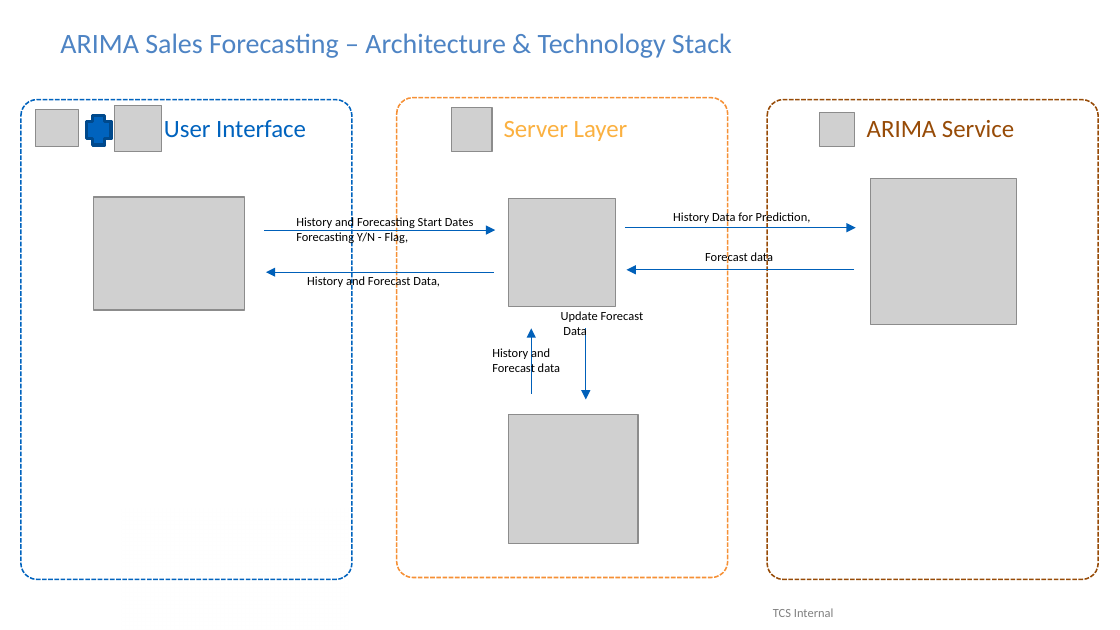
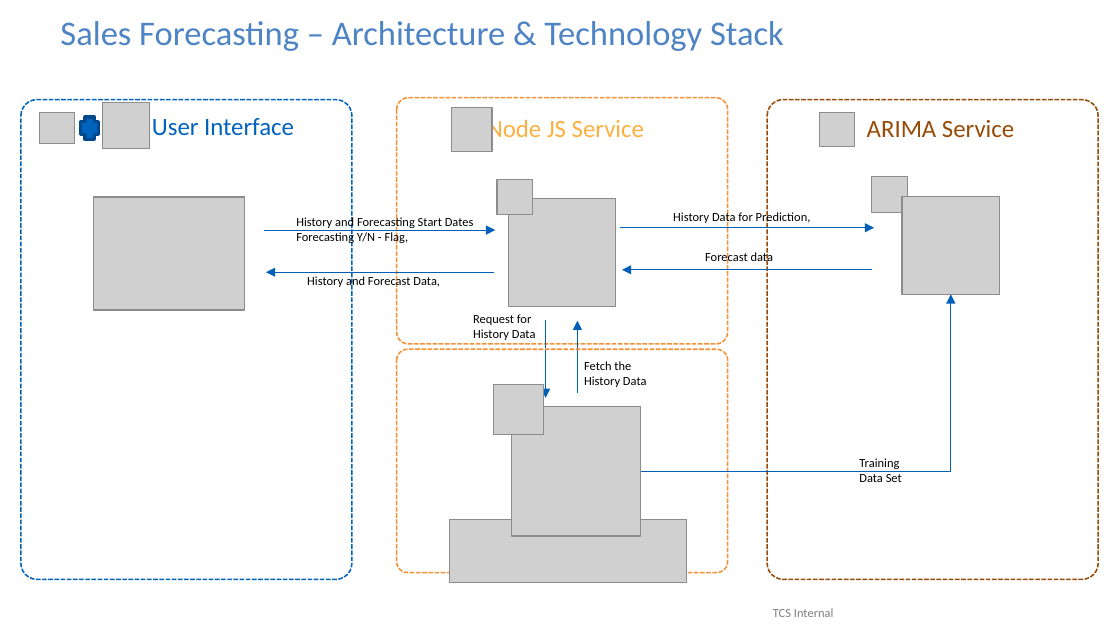
Before and after one commit to tousif-murshed/arima-orchestrator, a slide deck: slide 3 of Hackathon-Proposed Architecture.pptx. Drawn at 1120x630 pixels with LibreOffice and Linux fonts; fonts in the diff are those of the drawing; grey boxes stand for pictures; background and template pictures are left out. Boxes give left, top, right and bottom in pixels: in the first picture for what was removed or moved away, otherwise in the second. Text is boxed around its words. In the diff, an @@ line names an element or a change of style, - is before the commit and + after.

Commit message:
updated presentation

```diff
--- a/Hackathon-Proposed Architecture.pptx
+++ b/Hackathon-Proposed Architecture.pptx
@@ text at <box>60,21,784,51</box>: text changed; size 18 to 22.2 pt @@
-ARIMA Sales Forecasting – Architecture & Technology Stack
+Sales Forecasting – Architecture & Technology Stack
@@ picture: place and size @@
-picture at <box>36,110,78,147</box>
+picture at <box>39,113,75,143</box>
@@ plus: place and size @@
-plus at <box>86,115,111,144</box>
+plus at <box>81,116,99,139</box>
@@ picture: place and size @@
-picture at <box>114,105,161,151</box>
+picture at <box>102,103,149,149</box>
@@ text "User Interface": place and size @@
-text "User Interface" at <box>164,120,306,138</box>
+text "User Interface" at <box>152,118,294,136</box>
@@ rounded rectangle: place and size @@
-rounded rectangle at <box>396,97,728,577</box>
+rounded rectangle at <box>396,97,728,344</box>
@@ text at <box>487,117,644,143</box>: text changed @@
-Server Layer
+Node JS Service
@@ picture added at <box>497,179,533,215</box> @@
@@ picture: place and size @@
-picture at <box>870,178,1016,324</box>
+picture at <box>871,177,907,213</box>
@@ picture added at <box>902,197,999,295</box> @@
@@ arrow moved from (625, 227) - (856, 227) to (620, 227) - (874, 227) @@
@@ arrow moved from (855, 270) - (626, 270) to (872, 270) - (622, 270) @@
@@ elbow arrow added from (641, 472) to (951, 295), #0061BA 0.75 pt @@
@@ text added at <box>473,314,536,340</box>, 8 pt, text #000000 @@
+Request for
+History Data
@@ arrow moved from (586, 328) - (586, 400) to (545, 319) - (545, 398) @@
@@ text removed at <box>561,311,644,339</box> @@
-Update Forecast
-Data
@@ arrow moved from (531, 394) - (531, 328) to (578, 393) - (578, 320) @@
@@ rounded rectangle added at <box>396,349,728,572</box>, outline #F69035 1 pt dashed @@
@@ picture added at <box>493,384,543,435</box> @@
@@ text at <box>584,361,647,387</box>: text changed @@
-History and
-Forecast data
+Fetch the
+History Data
@@ picture: place and size @@
-picture at <box>508,414,638,544</box>
+picture at <box>512,407,642,536</box>
@@ text added at <box>859,458,902,482</box>, 8 pt, text #000000 @@
+Training
+Data Set
@@ picture added at <box>449,520,687,582</box> @@
```
Also in this commit, not shown: 3 other slides changed, 4 slides added, 2 slides removed.
